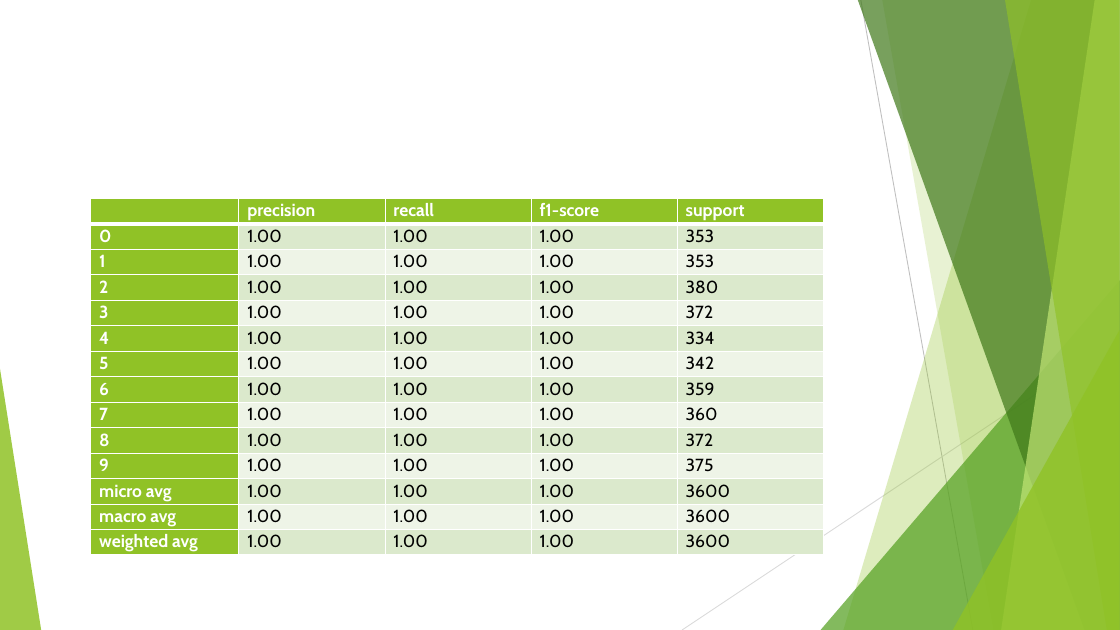
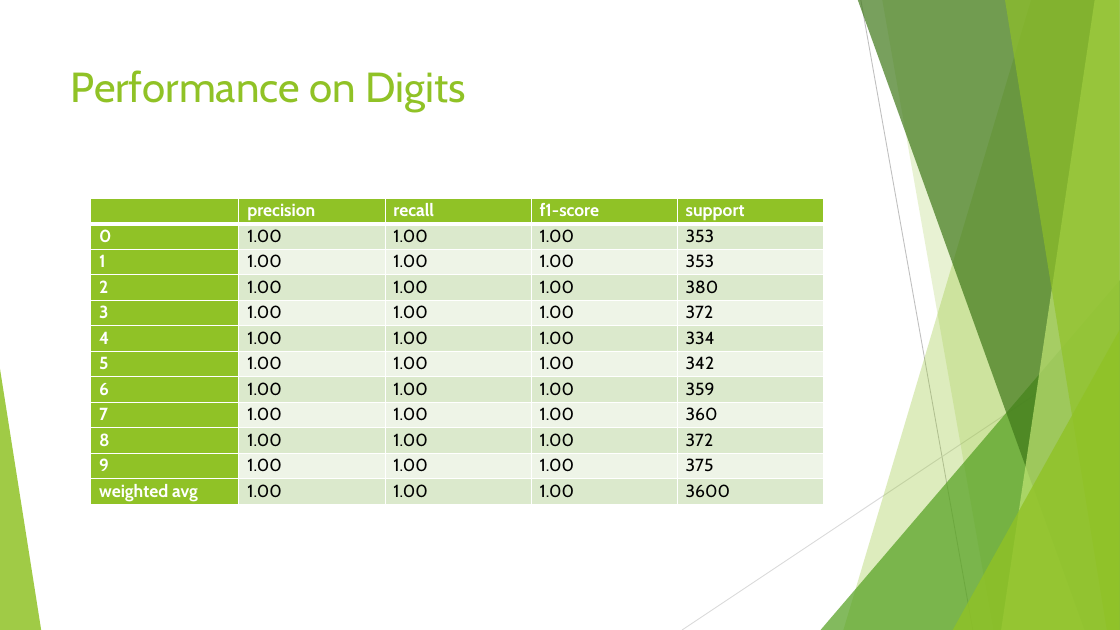
Before and after one commit to sandipgoswami/Mythesis, a slide deck: slide 59 of Sign language/Defence PPT/Sandip-thesis.pptx (slide 57 before the commit). Drawn at 1120x630 pixels with LibreOffice and Linux fonts; fonts in the diff are those of the drawing. Boxes give left, top, right and bottom in pixels: in the first picture for what was removed or moved away, otherwise in the second. Text is boxed around its words. In the diff, an @@ line names an element or a change of style, - is before the commit and + after.

```diff
--- a/Sign language/Defence PPT/Sandip-thesis.pptx
+++ b/Sign language/Defence PPT/Sandip-thesis.pptx
@@ title added at [71, 70, 466, 112], 36 pt, text #90C226 @@
+Performance on Digits
@@ table at [91, 198, 823, 505] @@
-row 12: micro avg | 1.00 | 1.00 | 1.00 | 3600
-row 13: macro avg | 1.00 | 1.00 | 1.00 | 3600
```
Also in this commit, not shown: 12 other slides changed, 7 slides added, 6 other files.
